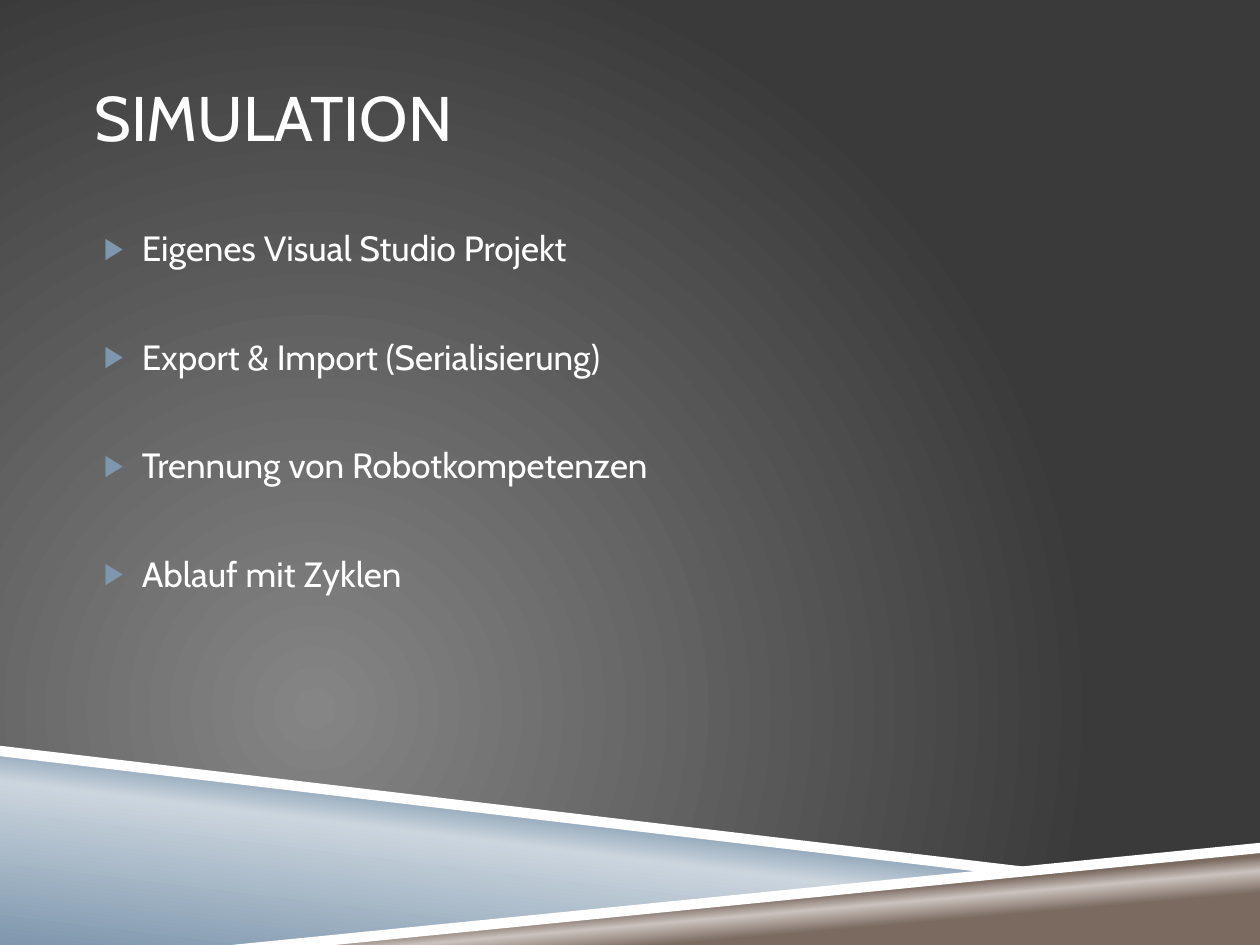
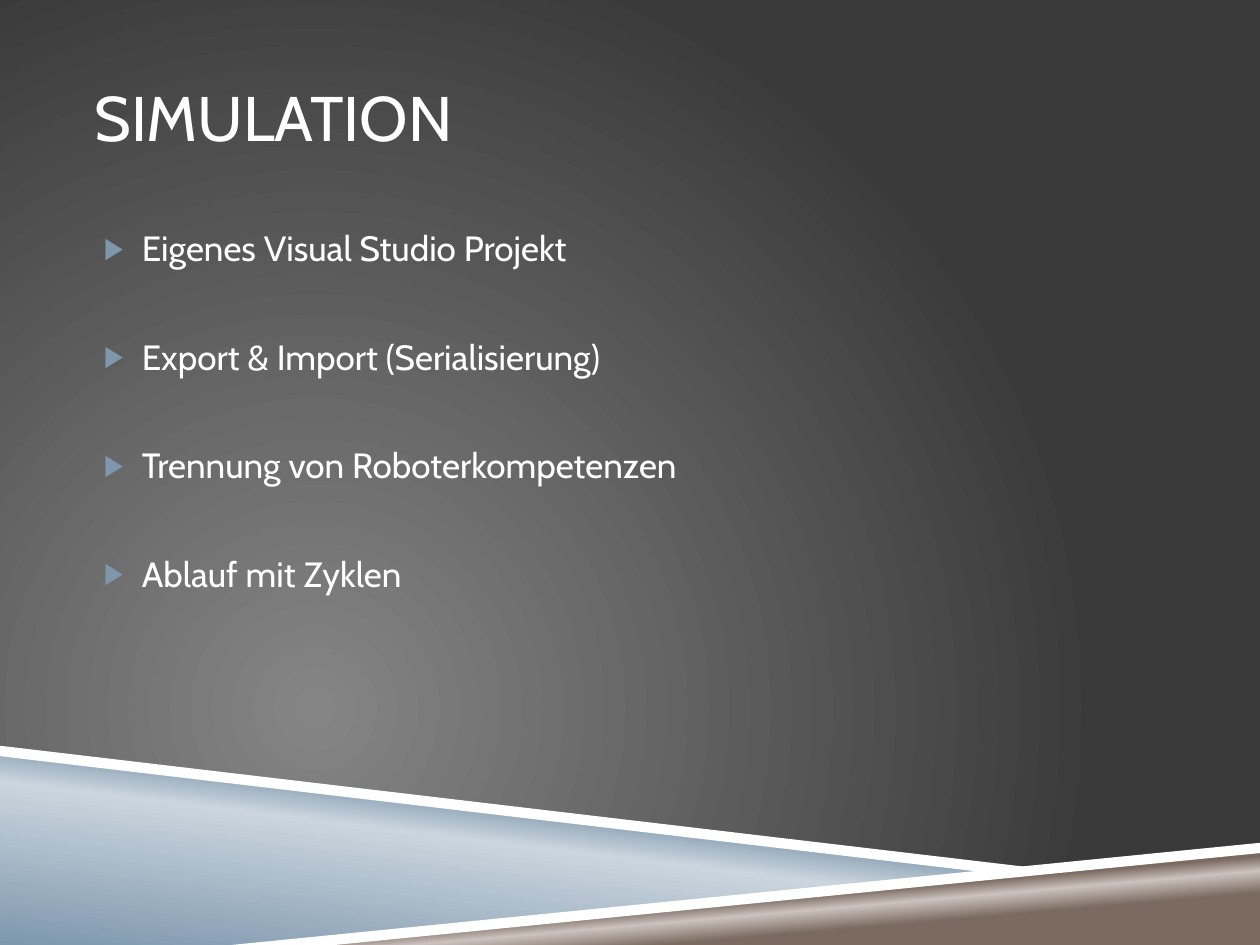
Before and after one commit to villj2/ch.bfh.bti7301.searchrobot, a slide deck: slide 7 of doc/Searchrobot.pptx. Drawn at 1260x945 pixels with LibreOffice and Linux fonts; fonts in the diff are those of the drawing; background and template pictures are left out. Boxes give left, top, right and bottom in pixels: in the first picture for what was removed or moved away, otherwise in the second. Text is boxed around its words. In the diff, an @@ line names an element or a change of style, - is before the commit and + after.

```diff
--- a/doc/Searchrobot.pptx
+++ b/doc/Searchrobot.pptx
@@ text at bbox=[142, 452, 676, 487]: text changed @@
-▶ Trennung von Robotkompetenzen
+▶ Trennung von Roboterkompetenzen
```
Also in this commit, not shown: 4 other slides changed, 2 slides added, 5 other files.
